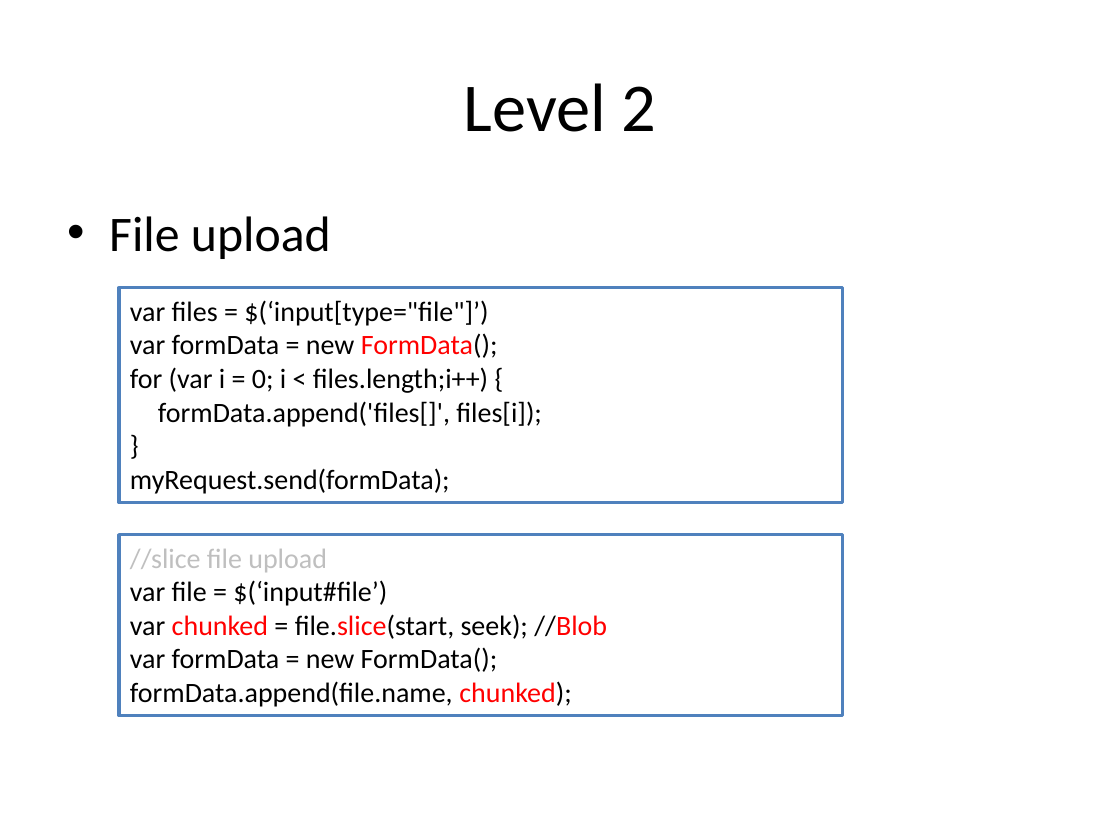
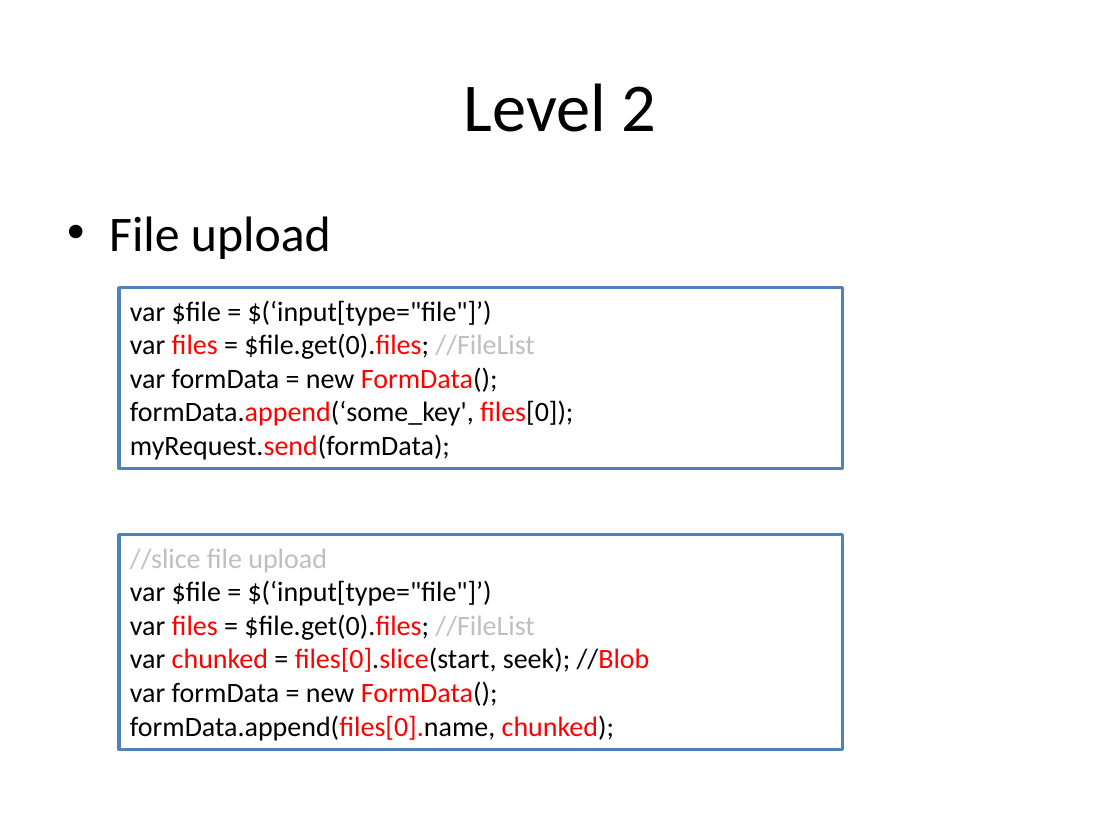
Before and after one commit to HLimit/h5_Traning, a slide deck: slide 9 of [presentation/[4]XMLHttpRequest.pptx. Drawn at 1120x840 pixels with LibreOffice and Linux fonts; fonts in the diff are those of the drawing. Boxes give left, top, right and bottom in pixels: in the first picture for what was removed or moved away, otherwise in the second. Text is boxed around its words. In the diff, an @@ line names an element or a change of style, - is before the commit and + after.

```diff
--- a/[presentation/[4]XMLHttpRequest.pptx
+++ b/[presentation/[4]XMLHttpRequest.pptx
@@ rectangle "var $file = $(‘input[type="file"]’)": place and size @@
-rectangle "var $file = $(‘input[type="file"]’)" at bbox=[119, 288, 842, 503]
+rectangle "var $file = $(‘input[type="file"]’)" at bbox=[119, 288, 842, 469]
@@ text in rectangle at bbox=[130, 300, 534, 359]: text changed @@
-var files = $(‘input[type="file"]’)
+var $file = $(‘input[type="file"]’)
+var files = $file.get(0).files; //FileList
@@ text in rectangle at bbox=[130, 400, 573, 426]: text changed @@
-for (var i = 0; i < files.length;i++) {
-formData.append('files[]', files[i]);
-}
+formData.append(‘some_key', files[0]);
@@ text in rectangle at bbox=[130, 434, 450, 460]: text colour #000000 to #FF0000 in "myRequest.send(formData);" @@
@@ rectangle "//slice file upload": place and size @@
-rectangle "//slice file upload" at bbox=[119, 534, 842, 716]
+rectangle "//slice file upload" at bbox=[119, 534, 842, 749]
@@ text in rectangle at bbox=[130, 580, 650, 672]: text changed @@
-var file = $(‘input#file’)
-var chunked = file.slice(start, seek); //Blob
+var $file = $(‘input[type="file"]’)
+var files = $file.get(0).files; //FileList
+var chunked = files[0].slice(start, seek); //Blob
@@ text in rectangle at bbox=[130, 681, 498, 706]: text colour #000000 to #FF0000 in "FormData();" @@
@@ text in rectangle at bbox=[130, 715, 614, 741]: text changed @@
-formData.append(file.name, chunked);
+formData.append(files[0].name, chunked);
```
Also in this commit, not shown: 4 other slides changed, 15 other files.
